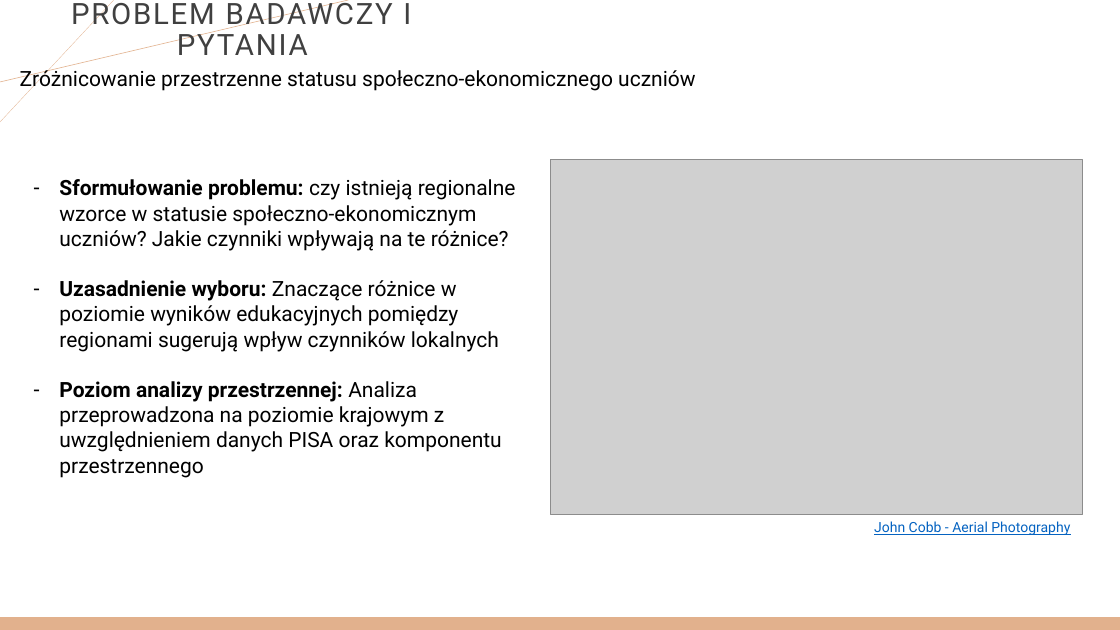
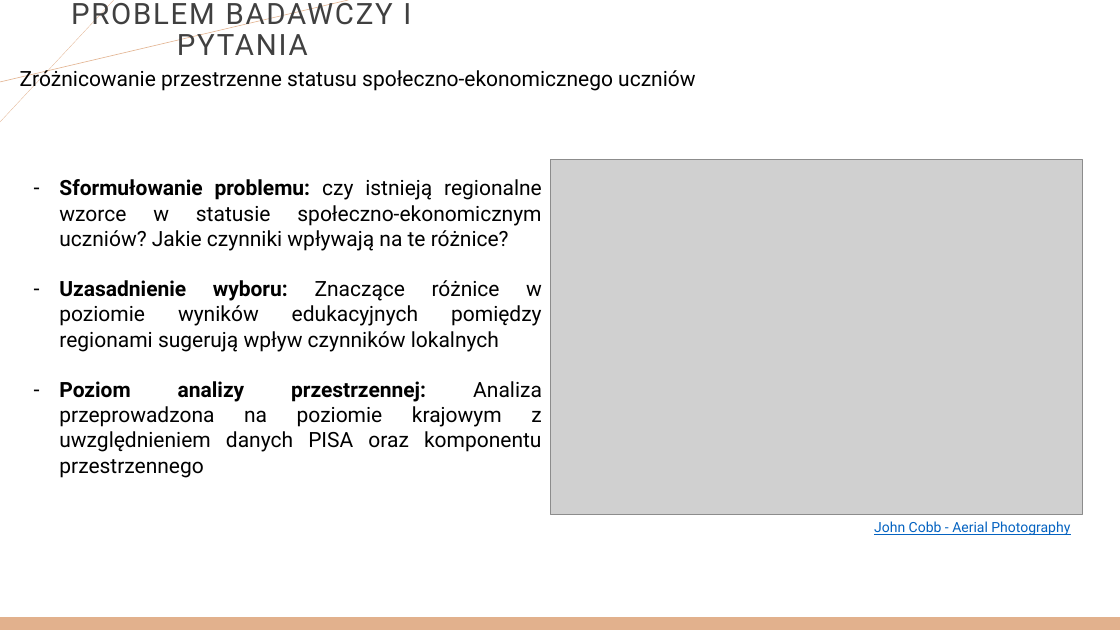
Before and after one commit to iZabela0001/Ekonometria-Przestrzenna, a slide deck: slide 4 of Ekonometria przestrzenna.pptx. Drawn at 1120x630 pixels with LibreOffice and Linux fonts; fonts in the diff are those of the drawing; grey boxes stand for pictures. Boxes give left, top, right and bottom in pixels: in the first picture for what was removed or moved away, otherwise in the second. Text is boxed around its words. In the diff, an @@ line names an element or a change of style, - is before the commit and + after.

```diff
--- a/Ekonometria przestrzenna.pptx
+++ b/Ekonometria przestrzenna.pptx
@@ text "Sformułowanie problemu: czy istnieją regionalne ..." at [59,179,542,478]: alignment left to justified @@
```
Also in this commit, not shown: 3 other slides changed, 1 slide added, 1 slide removed, 2 other files.
